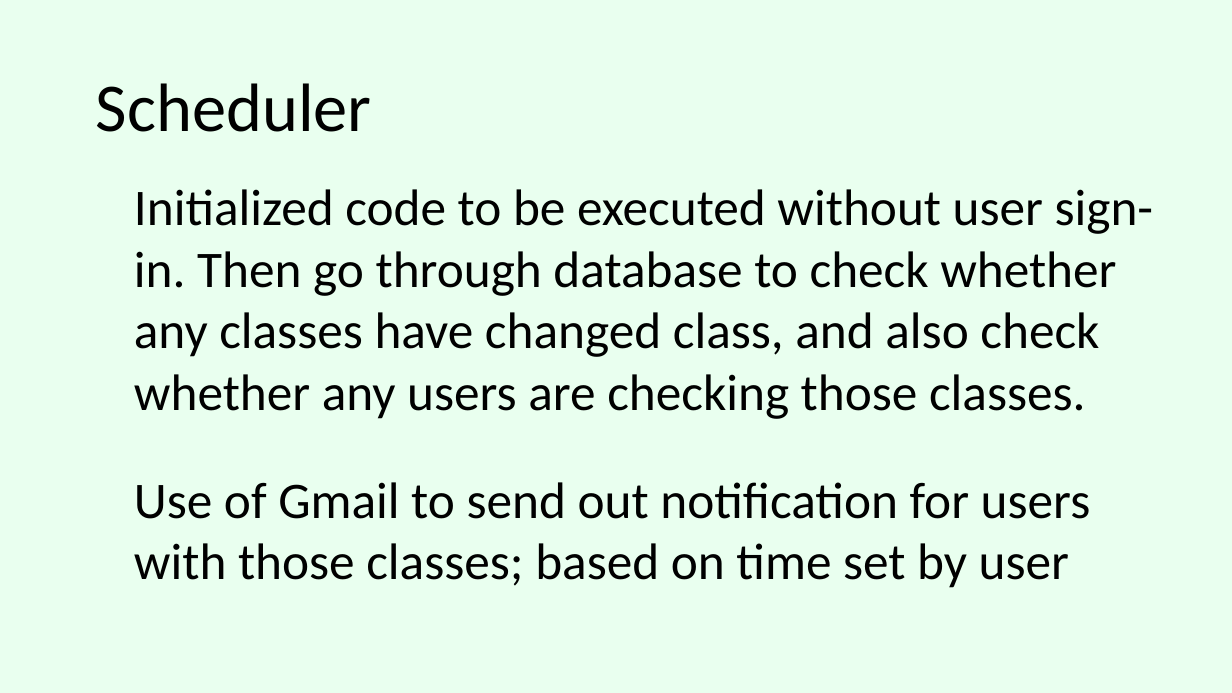
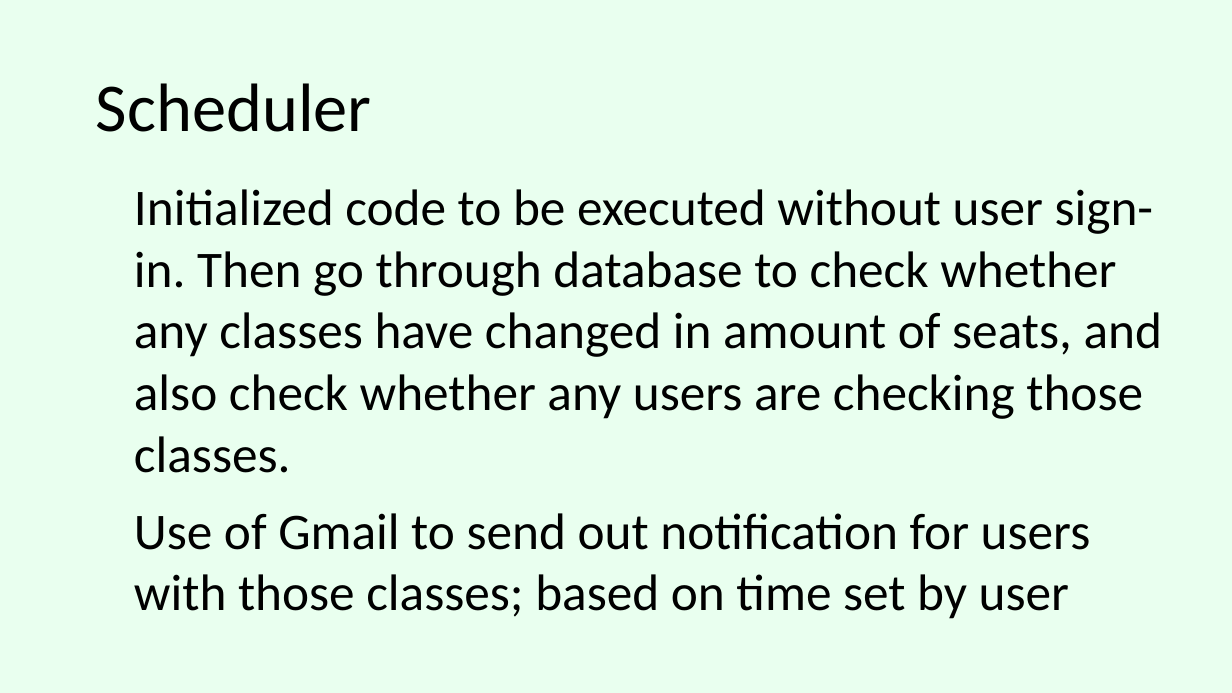
Before and after one commit to bsogata/course_availability, a slide deck: slide 6 of Course_Avail_Final.pptx. Drawn at 1232x693 pixels with LibreOffice and Linux fonts; fonts in the diff are those of the drawing. Boxes give left, top, right and bottom in pixels: in the first picture for what was removed or moved away, otherwise in the second. Text is boxed around its words. In the diff, an @@ line names an element or a change of style, - is before the commit and + after.

Commit message:
Minor change to final presentation slides.

```diff
--- a/Course_Avail_Final.pptx
+++ b/Course_Avail_Final.pptx
@@ text at [134,189,1162,473]: text changed @@
-Initialized code to be executed without user sign-in. Then go through database to check whether any classes have changed class, and also check whether any users are checking those classes.
+Initialized code to be executed without user sign-in. Then go through database to check whether any classes have changed in amount of seats, and also check whether any users are checking those classes.
@@ text "Use of Gmail to send ...": place and size @@
-text "Use of Gmail to send ..." at [134,482,1091,588]
+text "Use of Gmail to send ..." at [134,513,1091,619]
```
